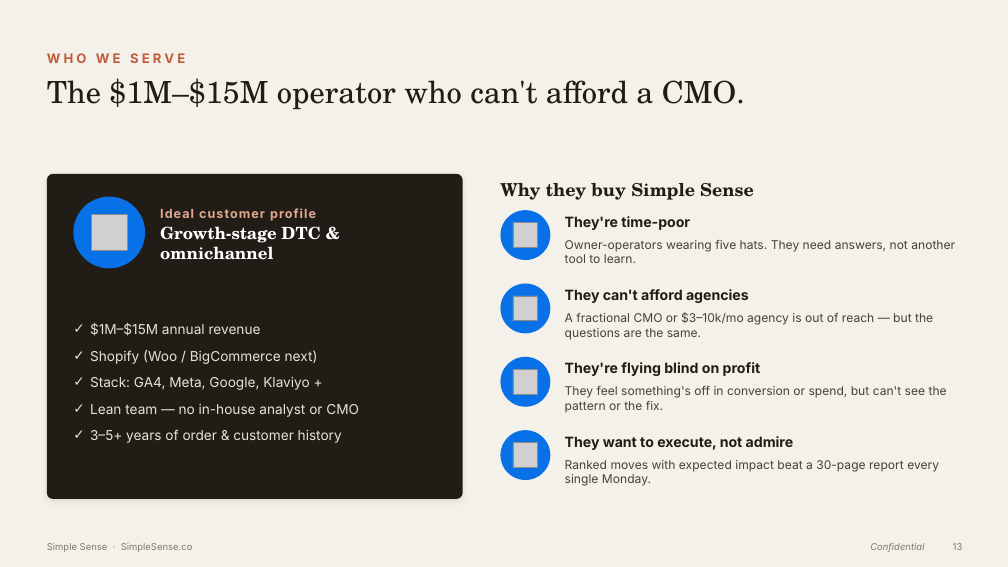
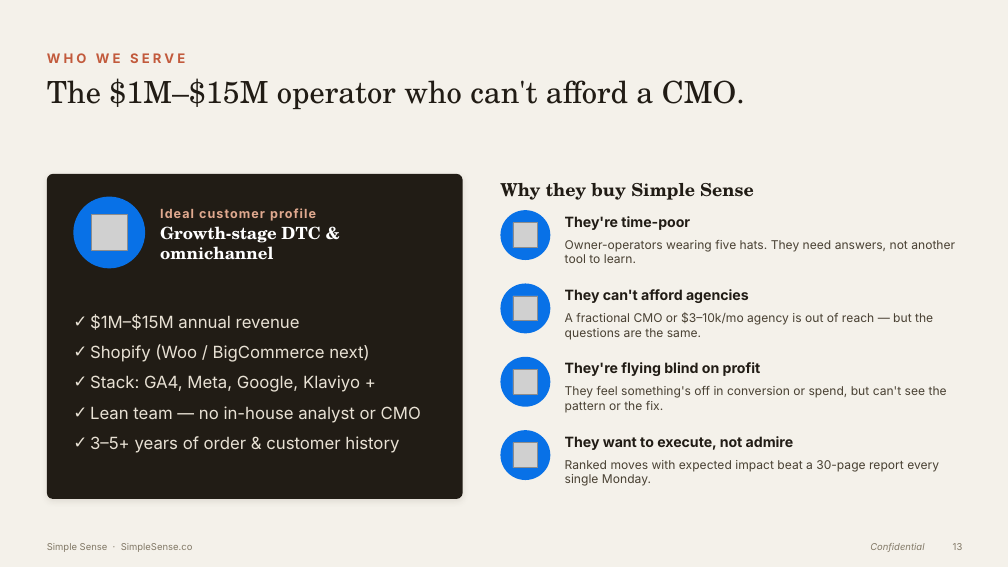
Before and after one commit to simplesense/simplesense.co, a slide deck: slide 13 of Simple_Sense_Investor_Deck.pptx. Drawn at 1008x567 pixels with LibreOffice and Linux fonts; fonts in the diff are those of the drawing; grey boxes stand for pictures. Boxes give left, top, right and bottom in pixels: in the first picture for what was removed or moved away, otherwise in the second. Text is boxed around its words. In the diff, an @@ line names an element or a change of style, - is before the commit and + after.

```diff
--- a/Simple_Sense_Investor_Deck.pptx
+++ b/Simple_Sense_Investor_Deck.pptx
@@ text "$1M–$15M annual revenue" at bbox=[90, 314, 421, 453]: size 13 to 16 pt @@
```
Also in this commit, not shown: 7 other slides changed, 24 other files.
